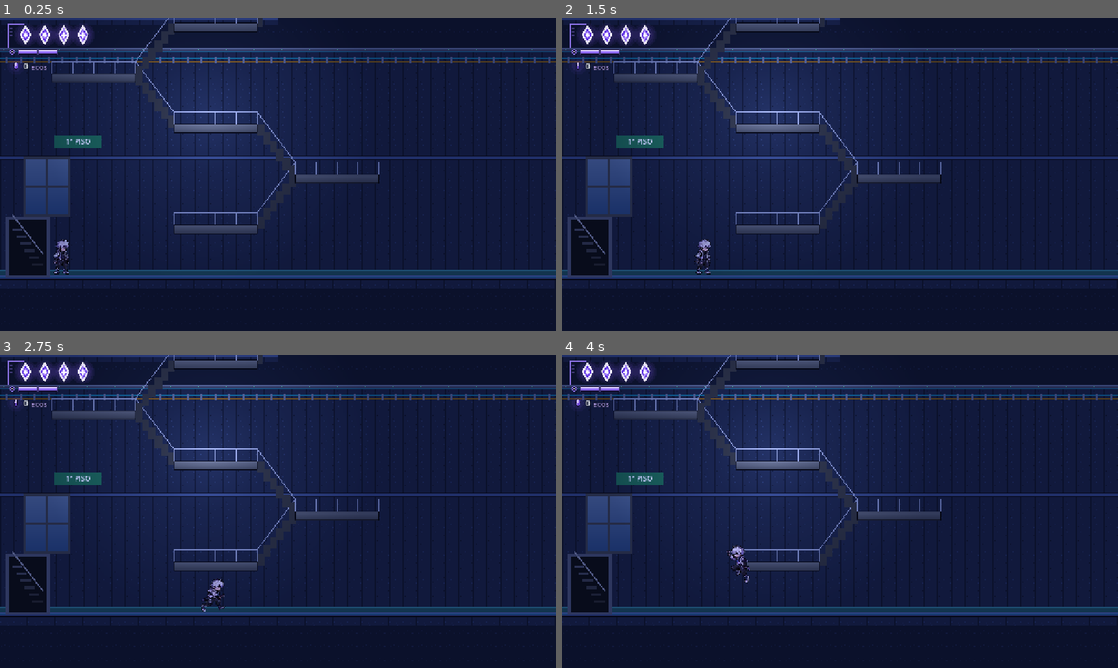
Above: before the commit, frames 1-4 (two rows, left to right).
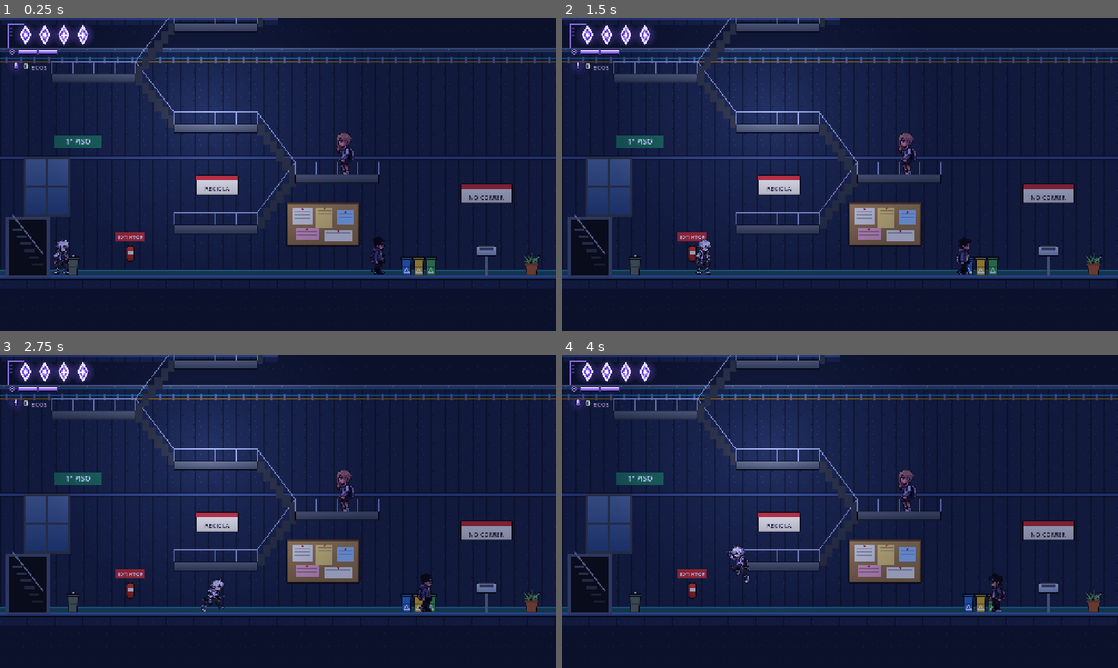
Above: after the commit, the same moments.

Repository: codingraphcr/schoolgame
Game: Godot game, scene res://world/zones/zone0/escaleras.tscn
The game is run twice, just before and just after one commit, with the same random seed, the same clock (stepped at 60 frames per second) and the same inputs. This scene is started directly instead of the project's main scene.
Inputs (mouse positions are in pixels of both pictures, inside the frame that each line leads up to):
- Up to frame 1 (0.25 s): no input
- Up to frame 2 (1.5 s): tap Enter (ui_accept) at 0.5 s; move the mouse to (962, 158) at 0.52 s; hold D (move_right) 0.53-1.25 s; tap I (aegis_fire) at 0.6 s; click (962, 158) at 0.67 s; tap Space (jump) at 0.77 s; drag from (728, 190) to (589, 246) at 1.27 s
- Up to frame 3 (2.75 s): move the mouse to (333, 442) at 2.02 s; hold D (move_right) from 2.03 s (still down); hold J (attack) from 2.03 s (still down)
- Up to frame 4 (4 s): release D (move_right) at 2.75 s; release J (attack) at 2.75 s; drag from (812, 574) to (673, 464) at 2.77 s; tap Enter (ui_accept) at 3.5 s; move the mouse to (1006, 558) at 3.52 s; hold A (move_left) from 3.53 s (still down); hold G (grimorio) from 3.53 s (still down); tap Space (jump) at 3.77 s

The runs differ from the first frame. In frame 1, 4.3% of the frame differs, in the area x 12-98%, y 36-83%; in frame 2, 4.2%; in frame 3, 4.2%; in frame 4, 4.2%.

Commit message:
NPC de fondo en más salas y cosas de colegio en las escaleras
- Gente nueva (pocos por sala y sin repetir la de otra): Biblioteca, Aula, Escaleras y Salón 3
  (siete estudiantes en el recreo; no están durante la clase ni con Chip y Glitch). En el Cuarto
  técnico no hay nadie (solo personal autorizado).
- Las copias de una sala que arma el generador (dos aulas seguidas) tienen otra gente:
  BackgroundNpc.alt_characters y World.copy_number.
- Escaleras: basureros, reciclaje, macetas, un bebedero, extintores, diarios murales y afiches.
- Pruebas: cuántos hay por sala, en el suelo, sin repetir grupos ni parejas, y otra gente en la
  segunda aula.

Co-Authored-By: Claude Opus 5.5 <noreply@anthropic.com>

Diff:
--- a/autoload/world.gd
+++ b/autoload/world.gd
@@ -110,6 +110,21 @@
 	return district.template_of(room_id) if district else null
 
 
+## Qué copia de su plantilla es esta sala (1 = la primera, por id): el generador puede poner varias veces
+## la misma sala (p. ej. dos aulas seguidas). 0 si la sala no está en el mapa.
+func copy_number(room_id: StringName) -> int:
+	var district := graph(district_of(room_id))
+	if district == null:
+		return 0
+	var template := district.template_of(room_id)
+	var same: Array[String] = []
+	for id: StringName in district.rooms:
+		if district.template_of(id) == template:
+			same.append(String(id))
+	same.sort()
+	return same.find(String(room_id)) + 1
+
+
 ## Escena de una sala del mapa ("" si no se conoce).
 func scene_of(room_id: StringName) -> String:
 	var template := template_of(room_id)
--- a/characters/npcs/background_npc.gd
+++ b/characters/npcs/background_npc.gd
@@ -40,6 +40,10 @@
 @export var talks_first := true
 ## Desfase de la charla (la pareja usa el mismo, así se turnan).
 @export var chat_offset := 0.0
+## Personajes para las otras copias de esta sala: el generador del mapa puede poner varias veces la misma
+## (p. ej. dos aulas seguidas) y así no sale la misma gente. En la copia n (desde la 2) se usa
+## alt_characters[(n - 2) % tamaño]; en la primera, character.
+@export var alt_characters: PackedStringArray = []
 
 ## Las animaciones de todos los NPC de fondo (se arman una sola vez).
 static var _shared: SpriteFrames
@@ -73,6 +77,8 @@
 		var other := get_node(partner) as Node2D
 		facing = 1 if other.global_position.x >= global_position.x else -1
 	_play(&"quieto")
+	# La sala recién sabe qué copia es cuando termina de prepararse (después de sus hijos).
+	_use_copy_variant.call_deferred()
 
 
 func _process(delta: float) -> void:
@@ -200,3 +206,19 @@
 			atlas.region = Rect2(Vector2(i * size.x, 0), size)
 			_shared.add_frame(anim_name, atlas)
 	return _shared
+
+
+## En otra copia de la misma sala (ver alt_characters), otro personaje.
+func _use_copy_variant() -> void:
+	if alt_characters.is_empty():
+		return
+	var room := get_parent()
+	while room and not room is Room:
+		room = room.get_parent()
+	var world := get_node_or_null("/root/World")
+	if room == null or world == null or (room as Room).room_id.is_empty():
+		return
+	var copy: int = world.copy_number((room as Room).room_id)
+	if copy >= 2:
+		character = alt_characters[(copy - 2) % alt_characters.size()]
+		_bubble.position = Vector2(0, -_head_height())
--- a/tests/test_background_npcs.gd
+++ b/tests/test_background_npcs.gd
@@ -1,5 +1,6 @@
 extends SceneTree
-## Prueba automática: NPC de fondo (BackgroundNpc) en la Entrada y el Pasillo: tienen sus animaciones,
+## Prueba automática: NPC de fondo (BackgroundNpc) en la Entrada, el Pasillo, la Biblioteca, el Aula, las
+## Escaleras y el Salón 3 (ninguno en el Cuarto técnico): tienen sus animaciones,
 ## no chocan con Kai, la pareja que charla se mira y se turna para hablar, el conserje camina con el
 ## trapeador sin salirse de su tramo y la profesora va y viene.
 ## Ejecutar: godot --headless --path . --script res://tests/test_background_npcs.gd
@@ -23,6 +24,9 @@
 	change_scene_to_file(PASILLO)
 	await _frames(10)
 	await _test_pasillo()
+	await _test_otras_salas()
+	await _test_sala_3_en_clase()
+	await _test_sin_repetir()
 	print("RESULTADO: ", "TODO OK" if _failures == 0 else "%d FALLOS" % _failures)
 	quit(0 if _failures == 0 else 1)
 
@@ -83,6 +87,72 @@
 	_check(locker_sprite.animation == &"f3_espalda", "la chica del casillero está de espaldas")
 
 
+
+## Biblioteca, Aula, Escaleras y Salón 3: cuántos hay (pocos: no hace falta llenar), parados en el suelo
+## (abajo, en un descanso o en el 2° piso de la escalera), sin chocar y con sus sprites, y sin repetir
+## la misma gente de otra sala. En el Cuarto técnico no hay (solo personal autorizado).
+func _test_otras_salas() -> void:
+	for room: Array in [["biblioteca", 5, [304.0]], ["aula", 2, [304.0]], ["escaleras", 4, [304.0, 188.0, -48.0]],
+			["sala_3", 7, [304.0]], ["cuarto_tecnico", 0, [304.0]]]:
+		change_scene_to_file("res://world/zones/zone0/%s.tscn" % room[0])
+		await _frames(10)
+		var npcs := _npcs().filter(func(n: BackgroundNpc) -> bool: return n.get_parent().name == "Gente")
+		_check(npcs.size() == room[1], "%s: %d NPC de fondo (hay %d)" % [room[0], room[1], npcs.size()])
+		for npc: BackgroundNpc in npcs:
+			var grounded: bool = (room[2] as Array).any(func(y: float) -> bool: return absf(npc.global_position.y - y) < 0.5)
+			var sprite := _sprite(npc)
+			if not grounded or not npc.find_children("*", "CollisionObject2D").is_empty() \
+					or not sprite.sprite_frames.has_animation(StringName(npc.character + "_quieto")):
+				_check(false, "%s/%s: en el suelo, sin chocar y con sus sprites" % [room[0], npc.name])
+		if room[0] == "escaleras":
+			var props := current_scene.get_node("Props")
+			_check(not props.bins.is_empty() and not props.recycling.is_empty() and not props.boards.is_empty()
+				and not props.extinguishers.is_empty() and not props.fountains.is_empty() and not props.plants.is_empty(),
+				"en las escaleras hay basureros, reciclaje, un diario mural, extintores, un bebedero y macetas")
+
+
+## En el Salón 3 los del recreo no están durante la clase ni con Chip y Glitch (vuelven al terminar).
+func _test_sala_3_en_clase() -> void:
+	var state := root.get_node("GameState")
+	state.reset()
+	state.start_quest(&"una_clase_diferente")
+	change_scene_to_file("res://world/zones/zone0/sala_3.tscn")
+	await _frames(10)
+	var gente := current_scene.get_node("Gente") as Node2D
+	_check(not gente.visible, "durante la clase no están los del recreo en el Salón 3")
+	state.reset()
+
+
+## Ninguna sala repite la gente de otra (antes la pareja de la Entrada estaba también en las Escaleras).
+func _test_sin_repetir() -> void:
+	var seen := {}
+	for room in ["entrada", "pasillo", "biblioteca", "aula", "escaleras", "sala_3"]:
+		change_scene_to_file("res://world/zones/zone0/%s.tscn" % room)
+		await _frames(6)
+		var people: Array[String] = []
+		for npc in _npcs():
+			if npc.get_parent().name != "Gente":
+				continue  # Los de la clase del Salón 3 son de la historia (solo están en la clase).
+			people.append(npc.character)
+		people.sort()
+		var key := ",".join(people)
+		_check(not seen.has(key), "%s no tiene la misma gente que %s (%s)" % [room, seen.get(key, "otra sala"), key])
+		seen[key] = room
+		var pairs := 0
+		for other in seen:
+			if other != key and _shared(other.split(","), people) >= 2:
+				pairs += 1
+		_check(pairs == 0, "%s no repite una pareja de otra sala" % room)
+
+
+## Cuántos personajes tienen en común dos salas.
+func _shared(a: PackedStringArray, b: Array[String]) -> int:
+	var count := 0
+	for character in b:
+		if character in a:
+			count += 1
+	return count
+
 func _npcs() -> Array[BackgroundNpc]:
 	var list: Array[BackgroundNpc] = []
 	for node in current_scene.find_children("*", "BackgroundNpc"):
--- a/tests/test_generador.gd
+++ b/tests/test_generador.gd
@@ -197,6 +197,7 @@
 		"de la biblioteca se pasa al aula (%s)" % classroom_id)
 	player = (current_scene as Room).player
 	_check(player.global_position.distance_to(Vector2(40, 304)) < 2.0, "Kai aparece en la puerta oeste del aula")
+	var first_people := _people()
 	await _until(func() -> bool: return not root.get_node("SceneManager").is_changing())
 	_check(saves.save_game(CLASSROOM, &"desde_oeste") and saves.slot_info(1)["meta"]["lugar"] == "Aula", "se guarda en el aula")
 	# La misma escena, otra sala del mapa: la segunda aula.
@@ -208,6 +209,9 @@
 	var second_id: StringName = world.current_room
 	_check(second_id != classroom_id and world.template_of(second_id).id == &"aula" and current_scene.scene_file_path == CLASSROOM,
 		"la puerta este lleva a la segunda aula (%s, la misma escena)" % second_id)
+	var second_people := _people()
+	_check(not first_people.is_empty() and first_people != second_people,
+		"en la segunda aula hay otra gente (%s / %s)" % [first_people, second_people])
 	await _until(func() -> bool: return not root.get_node("SceneManager").is_changing())
 	player = (current_scene as Room).player
 	player.teleport_to(Vector2(600, 296))
@@ -267,3 +271,12 @@
 	if not condition:
 		_failures += 1
 	print("%s %s" % ["OK  " if condition else "FAIL", message])
+
+
+## Los personajes de la gente de fondo de la sala actual (ordenados).
+func _people() -> Array[String]:
+	var people: Array[String] = []
+	for npc in current_scene.find_children("*", "BackgroundNpc"):
+		people.append((npc as BackgroundNpc).character)
+	people.sort()
+	return people
--- a/world/zones/zone0/aula.tscn
+++ b/world/zones/zone0/aula.tscn
@@ -13,6 +13,7 @@
 [ext_resource type="Script" path="res://world/vision/digital_world.gd" id="11_n20mm"]
 [ext_resource type="Script" path="res://world/rooms/room_entry.gd" id="12_ewnad"]
 [ext_resource type="Script" path="res://world/rooms/room_exit.gd" id="13_wyh3i"]
+[ext_resource type="Script" path="res://characters/npcs/background_npc.gd" id="90_bgnpc"]
 
 [sub_resource type="RectangleShape2D" id="RectangleShape2D_i4vep"]
 size = Vector2(704, 80)
@@ -103,6 +104,22 @@
 [node name="SpawnPoint" type="Marker2D" parent="." unique_id=739778107]
 position = Vector2(40, 304)
 
+[node name="Gente" type="Node2D" parent="."]
+
+[node name="EstudianteConsulta" type="Node2D" parent="Gente"]
+position = Vector2(436, 304)
+script = ExtResource("90_bgnpc")
+character = "v10"
+alt_characters = PackedStringArray("v12")
+
+[node name="Profesor" type="Node2D" parent="Gente"]
+position = Vector2(470, 304)
+script = ExtResource("90_bgnpc")
+character = "pm"
+alt_characters = PackedStringArray("pf")
+mode = 0
+facing = -1
+
 [node name="Player" parent="." unique_id=1430338163 instance=ExtResource("6_o27p0")]
 position = Vector2(40, 304)
 
--- a/world/zones/zone0/biblioteca.tscn
+++ b/world/zones/zone0/biblioteca.tscn
@@ -20,6 +20,7 @@
 [ext_resource type="Resource" path="res://data/dialogues/capitulo1/biblioteca_resuelta.tres" id="12_okeg1"]
 [ext_resource type="Script" path="res://world/rooms/room_entry.gd" id="13_okeg1"]
 [ext_resource type="Script" path="res://world/rooms/room_exit.gd" id="14_7qgb7"]
+[ext_resource type="Script" path="res://characters/npcs/background_npc.gd" id="90_bgnpc"]
 
 [sub_resource type="RectangleShape2D" id="RectangleShape2D_1mwm3"]
 size = Vector2(1024, 80)
@@ -227,6 +228,38 @@
 prompt_text = "E: revisar el catálogo"
 prompt_offset = Vector2(-44, -40)
 
+[node name="Gente" type="Node2D" parent="."]
+
+[node name="LectorEstante" type="Node2D" parent="Gente"]
+position = Vector2(190, 304)
+script = ExtResource("90_bgnpc")
+character = "m2"
+mode = 4
+
+[node name="ChicoMesa" type="Node2D" parent="Gente"]
+position = Vector2(384, 304)
+script = ExtResource("90_bgnpc")
+character = "v1"
+mode = 0
+
+[node name="ChicaMesa" type="Node2D" parent="Gente"]
+position = Vector2(436, 304)
+script = ExtResource("90_bgnpc")
+character = "v3"
+mode = 0
+facing = -1
+
+[node name="ChicoGorra" type="Node2D" parent="Gente"]
+position = Vector2(742, 304)
+script = ExtResource("90_bgnpc")
+character = "x1"
+
+[node name="ChicaLibro" type="Node2D" parent="Gente"]
+position = Vector2(798, 304)
+script = ExtResource("90_bgnpc")
+character = "v2"
+facing = -1
+
 [node name="Player" parent="." unique_id=1430338163 instance=ExtResource("7_1mofi")]
 position = Vector2(56, 304)
 
--- a/world/zones/zone0/escaleras.tscn
+++ b/world/zones/zone0/escaleras.tscn
@@ -17,6 +17,7 @@
 [ext_resource type="Script" path="res://world/vision/digital_world.gd" id="11_07nrb"]
 [ext_resource type="Script" path="res://world/rooms/room_entry.gd" id="12_qpjia"]
 [ext_resource type="Script" path="res://world/rooms/room_exit.gd" id="13_dp20c"]
+[ext_resource type="Script" path="res://characters/npcs/background_npc.gd" id="90_bgnpc"]
 
 [sub_resource type="RectangleShape2D" id="RectangleShape2D_t5qy6"]
 size = Vector2(704, 80)
@@ -87,6 +88,16 @@
 Vector2(90, 150): "1° PISO",
 Vector2(540, -120): "2° PISO · BIBLIOTECA ▶"
 }
+bins = Array[Vector2]([Vector2(84, 304), Vector2(455, -48)])
+recycling = Array[Vector2]([Vector2(468, 304)])
+plants = Array[Vector2]([Vector2(612, 304), Vector2(352, -48)])
+fountains = Array[Vector2]([Vector2(560, 304)])
+extinguishers = Array[Vector2]([Vector2(150, 288), Vector2(600, -66)])
+boards = Array[Rect2]([Rect2(332, 222, 80, 46), Rect2(380, -112, 70, 42)])
+posters = {
+Vector2(560, 210): "NO CORRER",
+Vector2(250, 200): "RECICLA"
+}
 
 [node name="Bajada" type="Area2D" parent="." unique_id=859757321]
 position = Vector2(32, 304)
@@ -197,6 +208,34 @@
 [node name="@CollisionShape2D@2" type="CollisionShape2D" parent="Capitulo1/PuertaCerrada" unique_id=132840542]
 shape = SubResource("RectangleShape2D_t3xtd")
 
+[node name="Gente" type="Node2D" parent="."]
+
+[node name="ChicoBajando" type="Node2D" parent="Gente"]
+position = Vector2(430, 304)
+script = ExtResource("90_bgnpc")
+character = "m3"
+mode = 1
+walk_left = -70.0
+walk_right = 70.0
+
+[node name="ChicaMural" type="Node2D" parent="Gente"]
+position = Vector2(414, -48)
+script = ExtResource("90_bgnpc")
+character = "f2"
+mode = 4
+
+[node name="EstudianteSegundoPiso" type="Node2D" parent="Gente"]
+position = Vector2(565, -48)
+script = ExtResource("90_bgnpc")
+character = "v6"
+facing = -1
+
+[node name="ChicaDescanso" type="Node2D" parent="Gente"]
+position = Vector2(396, 188)
+script = ExtResource("90_bgnpc")
+character = "v11"
+facing = -1
+
 [node name="Player" parent="." unique_id=1430338163 instance=ExtResource("6_824if")]
 position = Vector2(72, 304)
 
--- a/world/zones/zone0/sala_3.tscn
+++ b/world/zones/zone0/sala_3.tscn
@@ -313,6 +313,61 @@
 escape_dialogue = ExtResource("30_hogho")
 hop_points = Array[Vector2]([Vector2(90, 264), Vector2(150, 264), Vector2(260, 264), Vector2(380, 264), Vector2(250, 146)])
 
+[node name="Gente" type="Node2D" parent="."]
+
+[node name="ChicoCompu" type="Node2D" parent="Gente"]
+position = Vector2(152, 304)
+script = ExtResource("7_v2urv")
+character = "m1"
+mode = 4
+
+[node name="ChicaFondo" type="Node2D" parent="Gente"]
+position = Vector2(600, 304)
+script = ExtResource("7_v2urv")
+character = "v7"
+mode = 0
+facing = -1
+
+[node name="ChicaCompu" type="Node2D" parent="Gente"]
+position = Vector2(90, 304)
+script = ExtResource("7_v2urv")
+character = "f1"
+mode = 4
+
+[node name="ChicoMirando" type="Node2D" parent="Gente"]
+position = Vector2(206, 304)
+script = ExtResource("7_v2urv")
+character = "x3"
+mode = 0
+
+[node name="ChicoCompu2" type="Node2D" parent="Gente"]
+position = Vector2(380, 304)
+script = ExtResource("7_v2urv")
+character = "m3"
+mode = 4
+
+[node name="ChicoCharla" type="Node2D" parent="Gente"]
+position = Vector2(466, 304)
+script = ExtResource("7_v2urv")
+character = "v9"
+mode = 2
+partner = NodePath("../ChicaCharla")
+chat_offset = 1.5
+
+[node name="ChicaCharla" type="Node2D" parent="Gente"]
+position = Vector2(496, 304)
+script = ExtResource("7_v2urv")
+character = "v18"
+mode = 2
+partner = NodePath("../ChicoCharla")
+talks_first = false
+chat_offset = 1.5
+
+[node name="StoryPresence" type="Node" parent="Gente"]
+script = ExtResource("8_y5xbq")
+hide_quest = &"una_clase_diferente"
+return_quest = &"travesuras_en_el_sistema"
+
 [node name="Player" parent="." unique_id=1430338163 instance=ExtResource("31_sepej")]
 position = Vector2(40, 304)
 
--- a/world/zones/zone0/stairs_props.gd
+++ b/world/zones/zone0/stairs_props.gd
@@ -2,7 +2,8 @@
 extends Node2D
 ## Arte provisional de las escaleras del colegio (M3), dibujado por código hasta que Ariel lo dibuje:
 ## los descansos (las plataformas donde se para Kai), los tramos de escalera entre ellos, la baranda,
-## una ventana por piso y los carteles de cada piso. Las posiciones se ajustan en el Inspector y
+## una ventana por piso, los carteles de cada piso y cosas de colegio (basureros, reciclaje, macetas, un
+## bebedero, extintores, diarios murales y afiches). Las posiciones se ajustan en el Inspector y
 ## deben coincidir con las colisiones (Collisions/Landing*). Se ve también en el editor.
 
 const CONCRETE := Color("5a6274")
@@ -10,6 +11,8 @@
 const RAIL := Color("8a96b8")
 const GLASS := Color("2a4a7a")
 const SIGN := Color("1f6f5a")
+## Basureros de reciclaje: papel (azul), plástico (amarillo) y vidrio (verde).
+const RECYCLING: Array[Color] = [Color("2f6fb8"), Color("d8b23a"), Color("3f9a52")]
 
 ## Descansos de la escalera (rectángulos de las plataformas, arriba = donde pisa Kai).
 @export var landings: Array[Rect2] = []
@@ -19,6 +22,17 @@
 @export var windows: Array[Rect2] = []
 ## Carteles: posición (centro) → texto.
 @export var signs: Dictionary = {}
+## Cosas de colegio (posición = donde se apoyan en el piso, o el centro si van en la pared):
+## basureros, basureros de reciclaje (papel, plástico y vidrio), macetas, bebederos y extintores.
+@export var bins: Array[Vector2] = []
+@export var recycling: Array[Vector2] = []
+@export var plants: Array[Vector2] = []
+@export var fountains: Array[Vector2] = []
+@export var extinguishers: Array[Vector2] = []
+## Diarios murales (corcho con papeles clavados).
+@export var boards: Array[Rect2] = []
+## Afiches: posición (centro) → texto.
+@export var posters: Dictionary = {}
 
 var _canvas: VectorCanvas
 
@@ -35,6 +49,15 @@
 		c.gradient_rect(window, GLASS.lightened(0.2), GLASS)
 		c.draw_line(Vector2(window.get_center().x, window.position.y), Vector2(window.get_center().x, window.end.y), CONCRETE_DARK, 2.0)
 		c.draw_line(Vector2(window.position.x, window.get_center().y), Vector2(window.end.x, window.get_center().y), CONCRETE_DARK, 2.0)
+	# En la pared: diarios murales, afiches, bebederos y extintores.
+	for board in boards:
+		_paint_board(c, board)
+	for pos: Vector2 in posters:
+		_paint_poster(c, pos, String(posters[pos]))
+	for pos in fountains:
+		_paint_fountain(c, pos)
+	for pos in extinguishers:
+		_paint_extinguisher(c, pos)
 	# Tramos: de cada descanso al siguiente, una franja de escalones en diagonal.
 	for i in landings.size() - 1:
 		_paint_flight(c, landings[i], landings[i + 1])
@@ -49,6 +72,86 @@
 		var box := Rect2(pos - Vector2(text.length() * 3.0 + 6, 7), Vector2(text.length() * 6.0 + 12, 14))
 		c.draw_rect(box, SIGN)
 		c.crisp_text(Vector2(box.position.x, box.end.y - 4), text, 8, Color.WHITE, HORIZONTAL_ALIGNMENT_CENTER, box.size.x)
+	# En el piso (delante de todo): basureros, reciclaje y macetas.
+	for pos in bins:
+		_paint_bin(c, pos, Color("5e6b62"), true)
+	for pos in recycling:
+		for k in RECYCLING.size():
+			_paint_bin(c, pos + Vector2(k * 14.0, 0), RECYCLING[k], false)
+	for pos in plants:
+		_paint_plant(c, pos)
+
+
+## Basurero (los pies en pos): cuerpo un poco más angosto abajo, tapa y franjas. trash: con un papel
+## asomando. Los de reciclaje llevan el símbolo (un triángulo de flechas) en blanco.
+func _paint_bin(c: VectorCanvas, pos: Vector2, color: Color, trash: bool) -> void:
+	var w := 12.0 if trash else 11.0
+	var h := 18.0
+	c.shape(PackedVector2Array([pos + Vector2(-w * 0.5, -h), pos + Vector2(w * 0.5, -h),
+		pos + Vector2(w * 0.4, 0), pos + Vector2(-w * 0.4, 0)]), color)
+	c.draw_line(pos + Vector2(-w * 0.45, -h * 0.55), pos + Vector2(w * 0.45, -h * 0.55), color.darkened(0.25), 1.0)
+	c.gradient_box(Rect2(pos + Vector2(-w * 0.5 - 1.0, -h - 3.0), Vector2(w + 2.0, 3.0)), 1.0, color.lightened(0.25), color.darkened(0.15))
+	if trash:
+		c.shape(PackedVector2Array([pos + Vector2(-3, -h - 3), pos + Vector2(1, -h - 7), pos + Vector2(3, -h - 3)]), Color("d8d4c8"))
+	else:
+		var center := pos + Vector2(0, -h * 0.3)
+		var tri := PackedVector2Array([center + Vector2(0, -3), center + Vector2(3, 2), center + Vector2(-3, 2), center + Vector2(0, -3)])
+		c.draw_polyline(tri, Color(1, 1, 1, 0.85), 1.0)
+
+
+## Maceta con una planta (los pies en pos).
+func _paint_plant(c: VectorCanvas, pos: Vector2) -> void:
+	var leaf := Color("3f7a4a")
+	for k in 7:
+		var angle := lerpf(-2.6, -0.5, k / 6.0)
+		var tip := pos + Vector2(0, -12) + Vector2(cos(angle), sin(angle)) * (12.0 + (k % 2) * 5.0)
+		var side := Vector2(cos(angle + PI * 0.5), sin(angle + PI * 0.5)) * 2.5
+		c.shape(PackedVector2Array([pos + Vector2(0, -12) + side, tip, pos + Vector2(0, -12) - side]),
+			leaf.lightened(0.15 * (k % 3)), VectorCanvas.OUTLINE, 0.5)
+	c.shape(PackedVector2Array([pos + Vector2(-7, -12), pos + Vector2(7, -12), pos + Vector2(5, 0), pos + Vector2(-5, 0)]), Color("a5583a"))
+	c.draw_rect(Rect2(pos + Vector2(-8, -14), Vector2(16, 3)), Color("8c4630"))
+
+
+## Diario mural: marco de madera, corcho y papeles de colores clavados con chinches.
+func _paint_board(c: VectorCanvas, rect: Rect2) -> void:
+	c.gradient_box(rect.grow(2.0), 1.0, Color("6b4a32"), Color("4a3222"))
+	c.gradient_rect(rect, Color("b08a5c"), Color("96714a"))
+	var papers := [[0.06, 0.1, 0.28, 0.42, Color("e9e4d4")], [0.4, 0.08, 0.24, 0.5, Color("f2d27a")],
+		[0.7, 0.16, 0.24, 0.34, Color("9fc8e8")], [0.1, 0.6, 0.34, 0.3, Color("f0a8b8")], [0.52, 0.64, 0.4, 0.28, Color("e9e4d4")]]
+	for p in papers:
+		var paper := Rect2(rect.position + rect.size * Vector2(p[0], p[1]), rect.size * Vector2(p[2], p[3]))
+		c.draw_rect(paper, p[4])
+		for line in int(paper.size.y / 4.0) - 1:
+			var y := paper.position.y + 4.0 + line * 4.0
+			c.draw_line(Vector2(paper.position.x + 2.0, y), Vector2(paper.end.x - 2.0, y), Color(0.2, 0.2, 0.3, 0.35), 1.0)
+		c.draw_circle(Vector2(paper.get_center().x, paper.position.y + 1.5), 1.3, Color("c8323c"))
+
+
+## Afiche en la pared (centro en pos): franja de color arriba y el texto.
+func _paint_poster(c: VectorCanvas, pos: Vector2, text: String) -> void:
+	var box := Rect2(pos - Vector2(text.length() * 2.6 + 6.0, 11.0), Vector2(text.length() * 5.2 + 12.0, 22.0))
+	c.gradient_box(box, 1.0, Color("e9e4d4"), Color("cfc9b6"))
+	c.draw_rect(Rect2(box.position, Vector2(box.size.x, 5.0)), Color("c8323c"))
+	c.crisp_text(Vector2(box.position.x, box.end.y - 4.0), text, 7, Color("2a2440"), HORIZONTAL_ALIGNMENT_CENTER, box.size.x)
+
+
+## Bebedero de pared (los pies en pos): la caja de metal con su pileta y el caño hasta el piso.
+func _paint_fountain(c: VectorCanvas, pos: Vector2) -> void:
+	c.draw_rect(Rect2(pos + Vector2(-1.5, -22), Vector2(3, 22)), Color("6c7486"))
+	c.gradient_box(Rect2(pos + Vector2(-11, -34), Vector2(22, 12)), 2.0, Color("c3cad6"), Color("8a92a4"))
+	c.draw_rect(Rect2(pos + Vector2(-8, -32), Vector2(16, 3)), Color("4a5468"))
+	c.draw_circle(pos + Vector2(6, -27), 1.5, Color("5ab0e0"))
+
+
+## Extintor colgado en la pared (pos = abajo del extintor), con su cartel arriba.
+func _paint_extinguisher(c: VectorCanvas, pos: Vector2) -> void:
+	c.gradient_box(Rect2(pos + Vector2(-4, -18), Vector2(8, 18)), 3.0, Color("e0443c"), Color("9a2420"))
+	c.draw_rect(Rect2(pos + Vector2(-2, -21), Vector2(4, 3)), Color("2a2a30"))
+	c.draw_polyline(PackedVector2Array([pos + Vector2(2, -20), pos + Vector2(6, -17), pos + Vector2(6, -8)]), Color("2a2a30"), 1.2)
+	c.draw_rect(Rect2(pos + Vector2(-3, -12), Vector2(6, 4)), Color("f0e6d0"))
+	var label := Rect2(pos + Vector2(-17, -33), Vector2(34, 9))
+	c.draw_rect(label, Color("c8323c"))
+	c.crisp_text(Vector2(label.position.x, label.end.y - 2.0), "EXTINTOR", 6, Color.WHITE, HORIZONTAL_ALIGNMENT_CENTER, label.size.x)
 
 
 ## Escalones entre dos descansos (solo dibujo: Kai sube saltando de descanso en descanso).
Not shown, changed: docs/arquitectura.md
